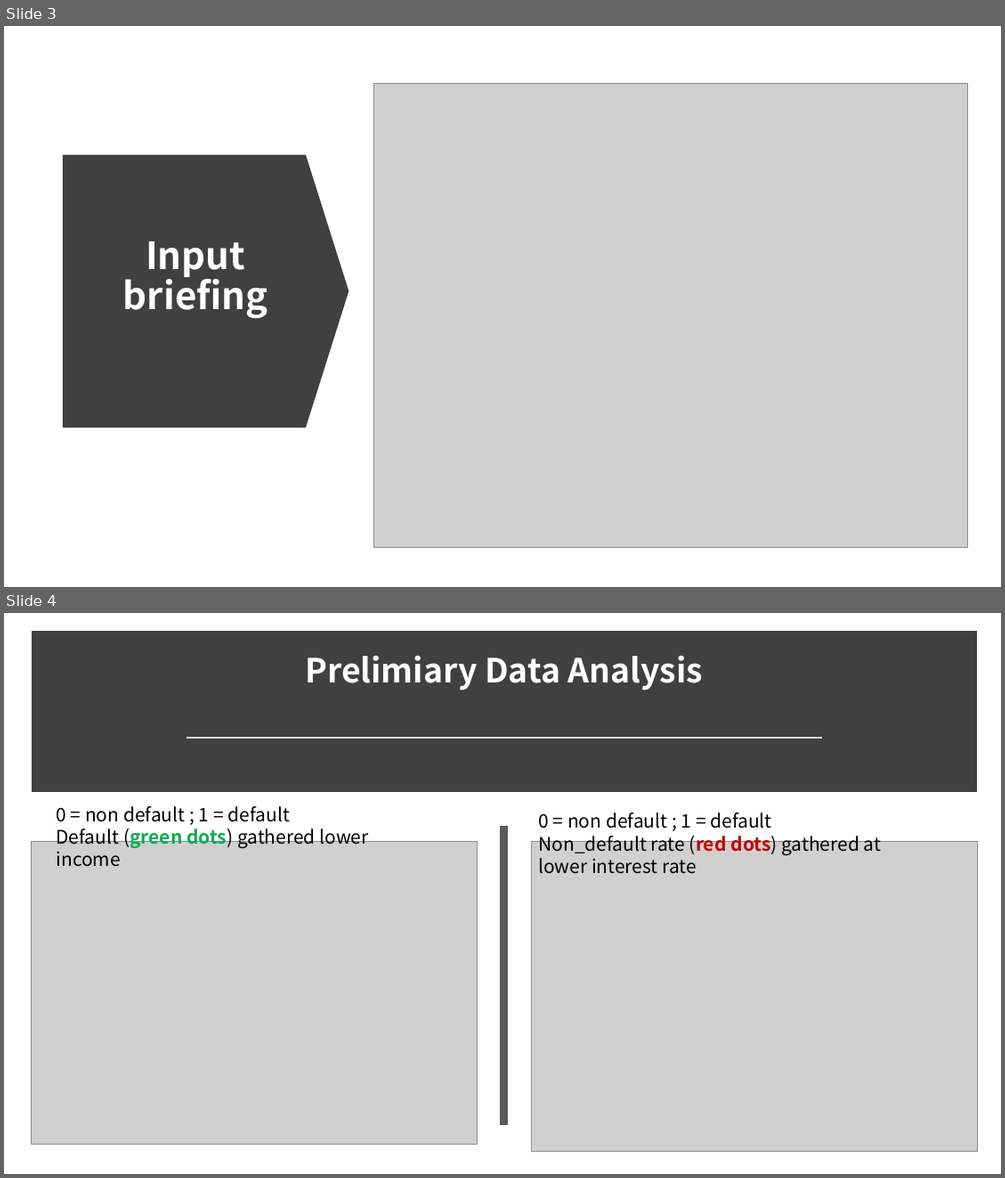
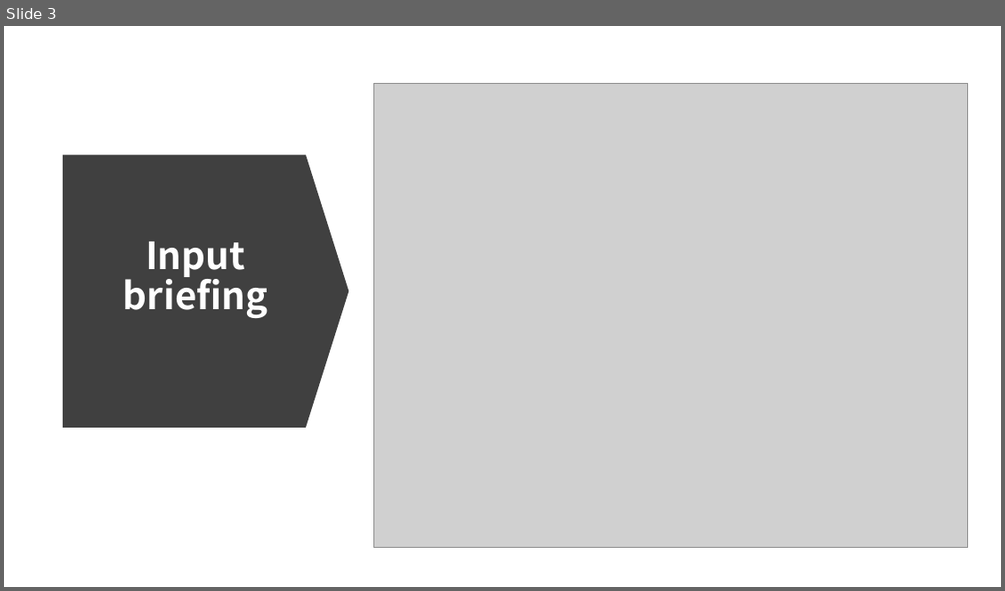
Before and after one commit to Shinan-tech/Credit_default, a slide deck: Default prediction model.pptx. Shown one above the other, each under a label of ours: slides 3 and 4 before the commit, slide 3 after it. The pictures are 1005x1178 and 1005x591 pixels, drawn with LibreOffice and Linux fonts; fonts in the diff are those of the drawing; grey boxes stand for pictures. Boxes give left, top, right and bottom in pixels: in the first picture for what was removed or moved away, otherwise in the second. Text is boxed around its words. In the diff, an @@ line names an element or a change of style, - is before the commit and + after.

```diff
--- a/Default prediction model.pptx
+++ b/Default prediction model.pptx
@@ slide 4 removed at (4,613,1001,1174), background #FFFFFF @@
@@ rectangle removed at (36,636,971,787) @@
@@ title removed at (305,655,703,690) @@
-Prelimiary Data Analysis
@@ line removed from (186, 737) to (822, 737) @@
@@ text removed at (56,806,369,848) @@
-0 = non default ; 1 = default
-Default (green dots) gathered lower income
@@ line removed from (504, 826) to (504, 1125) @@
@@ text removed at (538,812,881,874) @@
-0 = non default ; 1 = default
-Non_default rate (red dots) gathered at lower interest rate
@@ picture removed at (31,841,477,1144) @@
@@ picture removed at (531,841,978,1151) @@
```
Also in this commit, not shown: 4 other slides removed, 2 other files.
